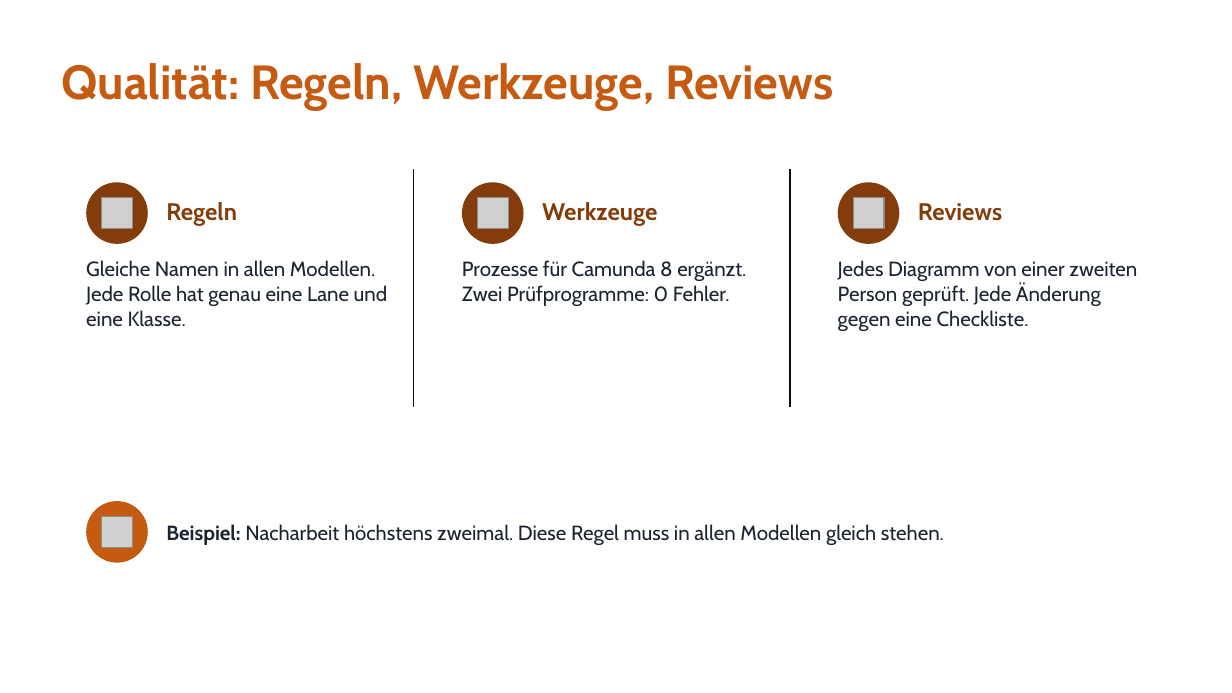
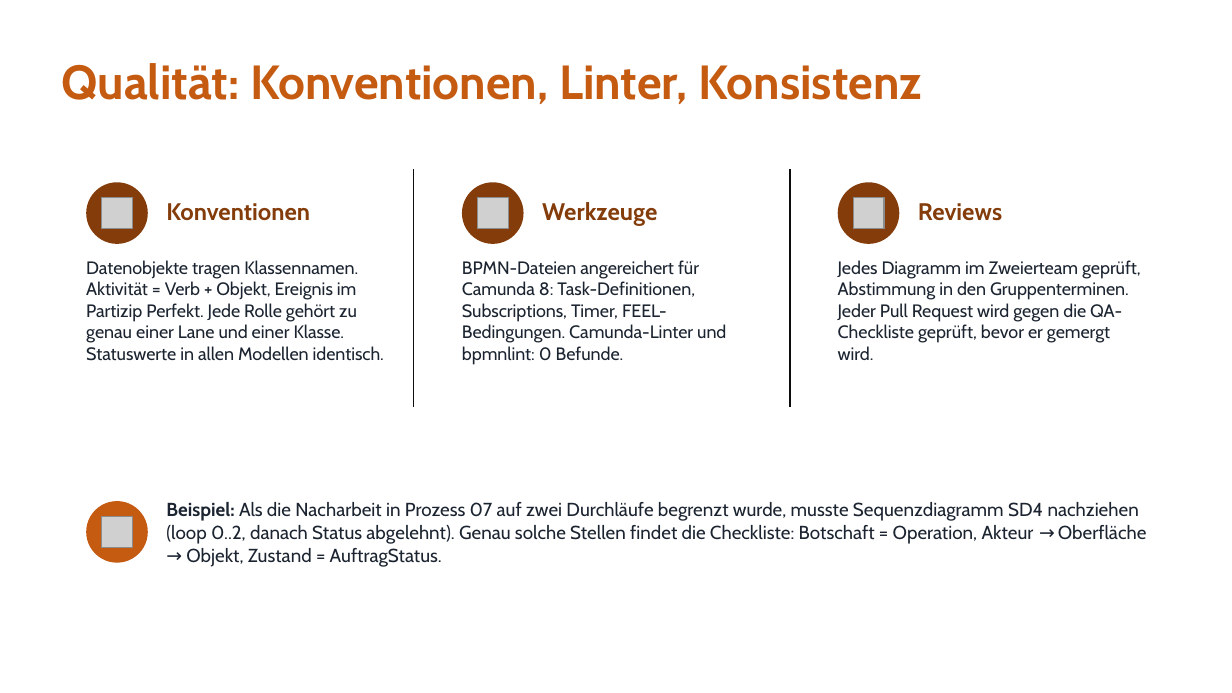
Before and after one commit to jakobschwan123-cmd/casestudy-semester-3, a slide deck: slide 14 of 4_praesentation/Abschlusspraesentation.pptx. Drawn at 1232x693 pixels with LibreOffice and Linux fonts; fonts in the diff are those of the drawing; grey boxes stand for pictures. Boxes give left, top, right and bottom in pixels: in the first picture for what was removed or moved away, otherwise in the second. Text is boxed around its words. In the diff, an @@ line names an element or a change of style, - is before the commit and + after.

```diff
--- a/4_praesentation/Abschlusspraesentation.pptx
+++ b/4_praesentation/Abschlusspraesentation.pptx
@@ text at box(62, 63, 922, 104): text changed @@
-Qualität: Regeln, Werkzeuge, Reviews
+Qualität: Konventionen, Linter, Konsistenz
@@ text at box(166, 203, 310, 221): text changed @@
-Regeln
+Konventionen
@@ text at box(86, 260, 384, 361): text changed; size 12 to 10.5 pt @@
-Gleiche Namen in allen Modellen. Jede Rolle hat genau eine Lane und eine Klasse.
+Datenobjekte tragen Klassennamen. Aktivität = Verb + Objekt, Ereignis im Partizip Perfekt. Jede Rolle gehört zu genau einer Lane und einer Klasse. Statuswerte in allen Modellen identisch.
@@ text at box(462, 260, 726, 365): text changed; size 12 to 10.5 pt @@
-Prozesse für Camunda 8 ergänzt. Zwei Prüfprogramme: 0 Fehler.
+BPMN-Dateien angereichert für Camunda 8: Task-Definitionen, Subscriptions, Timer, FEEL-Bedingungen. Camunda-Linter und bpmnlint: 0 Befunde.
@@ text at box(838, 260, 1141, 360): text changed; size 12 to 10.5 pt @@
-Jedes Diagramm von einer zweiten Person geprüft. Jede Änderung gegen eine Checkliste.
+Jedes Diagramm im Zweierteam geprüft, Abstimmung in den Gruppenterminen. Jeder Pull Request wird gegen die QA-Checkliste geprüft, bevor er gemergt wird.
@@ text at box(166, 502, 1147, 567): text changed; size 12 to 11 pt @@
-Beispiel: Nacharbeit höchstens zweimal. Diese Regel muss in allen Modellen gleich stehen.
+Beispiel: Als die Nacharbeit in Prozess 07 auf zwei Durchläufe begrenzt wurde, musste Sequenzdiagramm SD4 nachziehen (loop 0..2, danach Status abgelehnt). Genau solche Stellen findet die Checkliste: Botschaft = Operation, Akteur → Oberfläche → Objekt, Zustand = AuftragStatus.
```
Also in this commit, not shown: 9 other slides changed.
